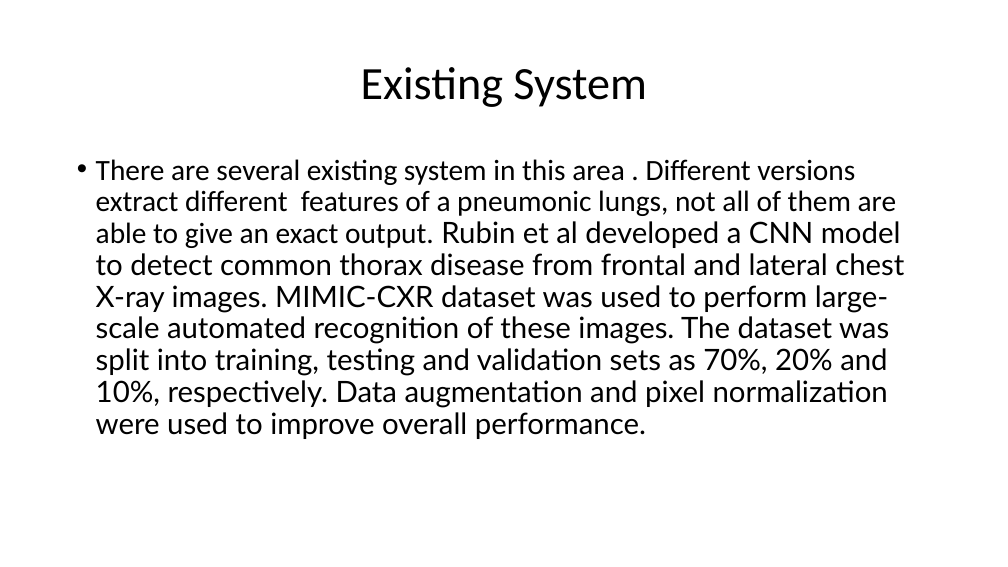
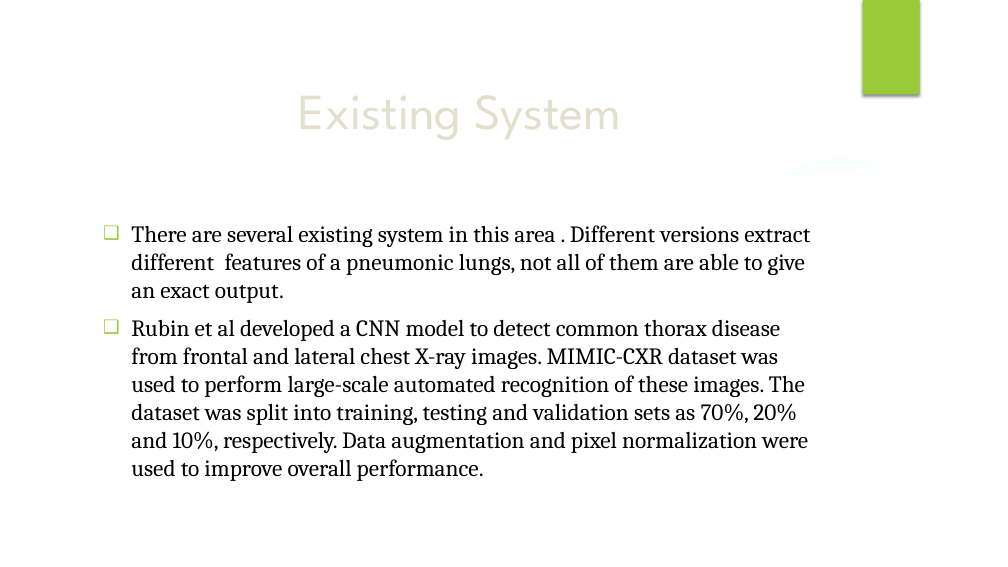
Before and after one commit to Meghac00/MiniProject, a slide deck: slide 3 of Pneumonia Detection using Deep Learning.pptm (slide 4 before the commit). Drawn at 1008x567 pixels with LibreOffice and Linux fonts; fonts in the diff are those of the drawing; background and template pictures are left out. Boxes give left, top, right and bottom in pixels: in the first picture for what was removed or moved away, otherwise in the second. Text is boxed around its words. In the diff, an @@ line names an element or a change of style, - is before the commit and + after.

```diff
--- a/Pneumonia Detection using Deep Learning.pptm
+++ b/Pneumonia Detection using Deep Learning.pptm
@@ group added at (0, 0, 1008, 567): 3 freeform shapes, 2 ellipses @@
@@ rectangle added at (863, 0, 920, 95), fill #99CB38 @@
@@ title "Existing System": place and size @@
-title "Existing System" at (361, 67, 647, 107)
+title "Existing System" at (95, 80, 825, 138)
@@ title "Existing System" at (95, 80, 825, 138): size 44 to 48 pt, font Calibri to League Spartan, text colour #000000 to #E2DFCC; line spacing 0.9 to 1 @@
@@ text at (131, 225, 810, 481): text changed; size 28 to 22.2 pt; font Lato to Cambria @@
-• There are several existing system in this area . Different versions extract different features of a pneumonic lungs, not all of them are able to give an exact output. Rubin et al developed a CNN model to detect common thorax disease from frontal and lateral chest X-ray images. MIMIC-CXR dataset was used to perform large-scale automated recognition of these images. The dataset was split into training, testing and validation sets as 70%, 20% and 10%, respectively. Data augmentation and pixel normalization were used to improve overall performance.
+❑ There are several existing system in this area . Different versions extract different features of a pneumonic lungs, not all of them are able to give an exact output.
+❑ Rubin et al developed a CNN model to detect common thorax disease from frontal and lateral chest X-ray images. MIMIC-CXR dataset was used to perform large-scale automated recognition of these images. The dataset was split into training, testing and validation sets as 70%, 20% and 10%, respectively. Data augmentation and pixel normalization were used to improve overall performance.
```
Also in this commit, not shown: 9 other slides changed, 5 slides added, 1 slide removed, 2 other files.
